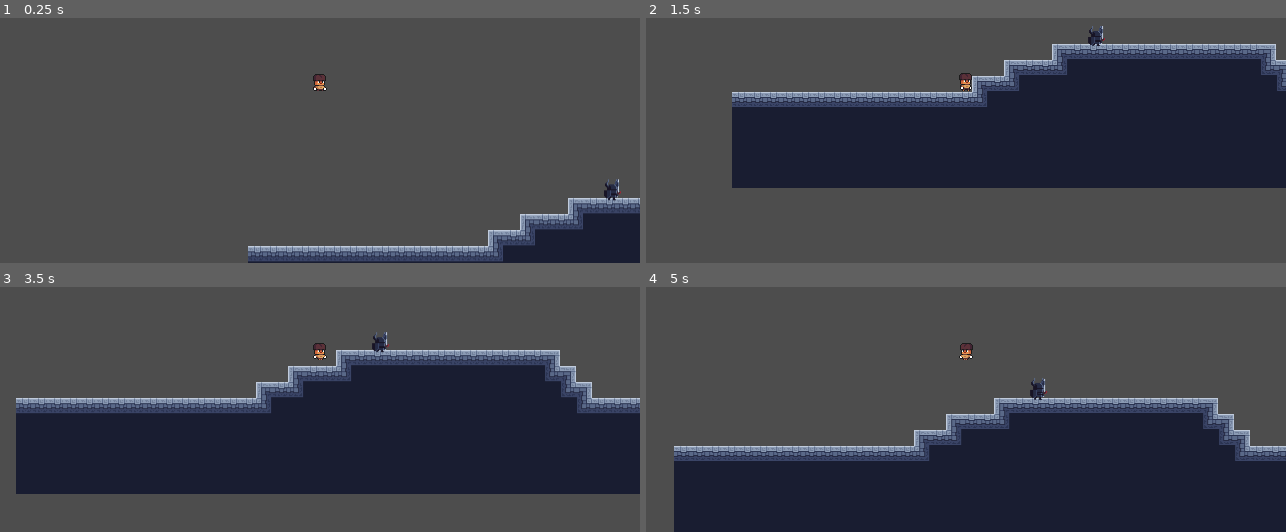
Above: before the commit, frames 1-4 (two rows, left to right).
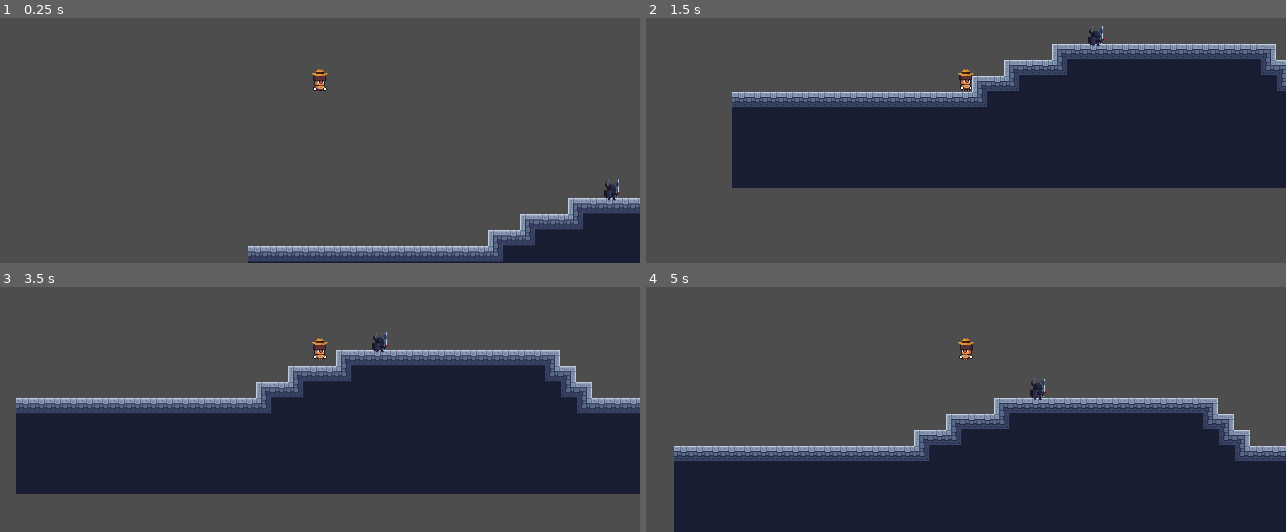
Above: after the commit, the same moments.

Repository: Heihei03/mini-jame-gam-38
Game: Godot game, scene res://Scenes/main.tscn
The game is run twice, just before and just after one commit, with the same random seed, the same clock (stepped at 60 frames per second) and the same inputs.
Inputs:
- Up to frame 1 (0.25 s): no input
- Up to frame 2 (1.5 s): hold Right (right) from 0.53 s (still down); tap Tab (swap) at 0.6, 1.35 s; tap Up (jump) at 0.77 s
- Up to frame 3 (3.5 s): tap Up (jump) at 1.52, 3.02 s; release Right (right) at 2.03 s; hold Left (left) 2.03-2.78 s; tap Tab (swap) at 2.1, 2.85 s; hold Right (right) from 2.78 s (still down)
- Up to frame 4 (5 s): tap Tab (swap) at 3.6, 4.35 s; tap Up (jump) at 3.77, 4.52 s; release Right (right) at 4.28 s; hold Left (left) from 4.28 s (still down)

The runs differ from the first frame. In frame 1, less than 0.1% of the frame differs, in the area x 48-52%, y 20-24%; in frame 2, less than 0.1%; in frame 3, less than 0.1%; in frame 4, less than 0.1%.

Commit message:
Add hats

Diff:
--- a/Scenes/player.tscn
+++ b/Scenes/player.tscn
@@ -1,7 +1,9 @@
-[gd_scene load_steps=21 format=3 uid="uid://btjfnotnwvf1h"]
+[gd_scene load_steps=23 format=3 uid="uid://btjfnotnwvf1h"]
 
 [ext_resource type="Script" path="res://Scripts/player.gd" id="1_ec7xa"]
 [ext_resource type="Texture2D" uid="uid://dw0mw37ism2py" path="res://Resources/Adventure_Character_Simple.png" id="2_7c21i"]
+[ext_resource type="Texture2D" uid="uid://oqtiabq6mr6s" path="res://Resources/Small Size/hat24.png" id="3_arpu7"]
+[ext_resource type="Texture2D" uid="uid://dy18yql0d78h6" path="res://Resources/Small Size/hat22.png" id="4_2fpmn"]
 
 [sub_resource type="CapsuleShape2D" id="CapsuleShape2D_u2nw7"]
 radius = 6.0
@@ -150,3 +152,12 @@
 animation = &"jump"
 
 [node name="Camera2D" type="Camera2D" parent="."]
+
+[node name="hat0" type="Sprite2D" parent="."]
+position = Vector2(0, -10)
+texture = ExtResource("3_arpu7")
+
+[node name="hat1" type="Sprite2D" parent="."]
+visible = false
+position = Vector2(0, -9)
+texture = ExtResource("4_2fpmn")
--- a/Scripts/player.gd
+++ b/Scripts/player.gd
@@ -49,10 +49,14 @@
 
 func process_hat():
 	if hat_id == 0:
+		$hat0.show()
+		$hat1.hide()
 		if(Input.is_action_just_pressed("jump")&& not is_on_floor() && not has_double_jumped):
 			velocity.y = jump_velocity
 			has_double_jumped = true
 	elif hat_id == 1:
+		$hat1.show()
+		$hat0.hide()
 		emit_signal("stealth_hat_equipped")
 
 func swap_hats():
